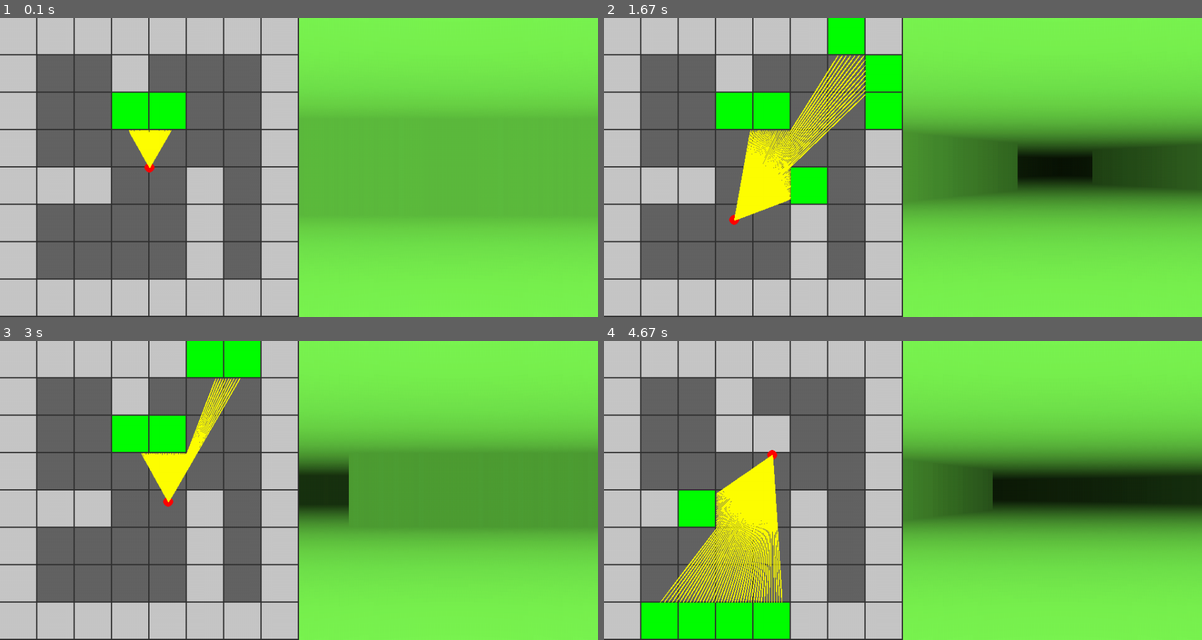
Above: before the commit, frames 1-4 (two rows, left to right).
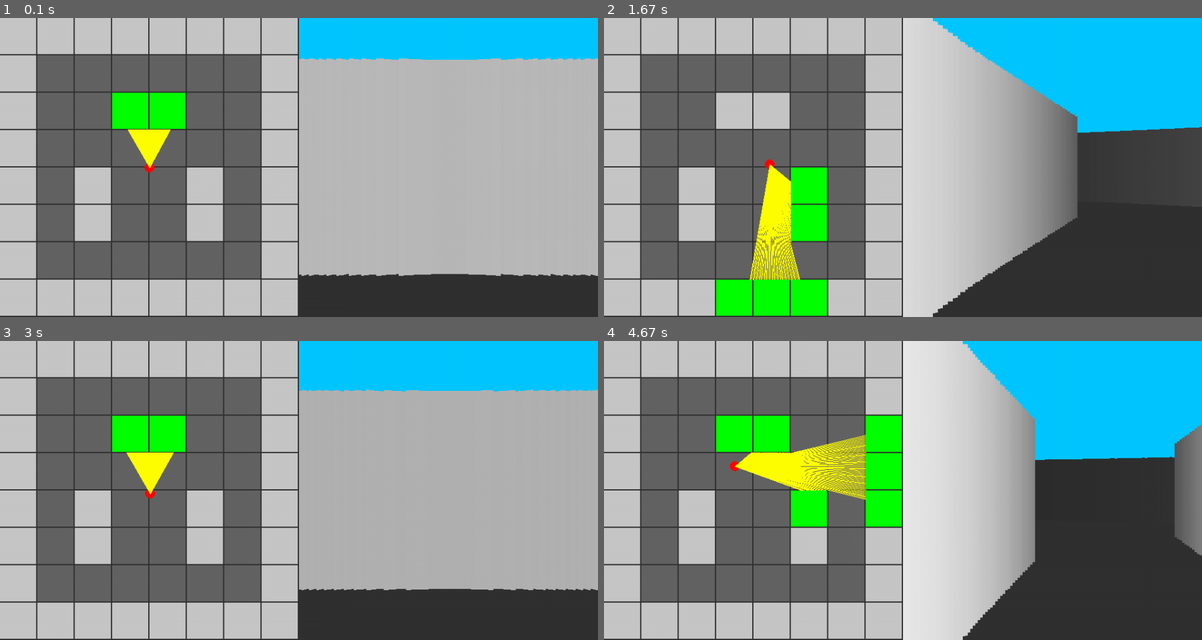
Above: after the commit, the same moments.

Repository: maksimKorzh/raycasting-tutorials
Game: pygame game, started from src/pygame-raycasting/raycasting.py
Two runs of this game, one before a commit and one after it. Both use one fixed random seed, a clock stepped at 60 frames per second and the inputs below.
Inputs:
- Up to frame 1 (0.1 s): no input
- Up to frame 2 (1.67 s): hold Right 0.33-0.8 s; hold Up 0.83-1.13 s; hold Right 1.17-1.63 s
- Up to frame 3 (3 s): hold Left 1.67-2.2 s; hold Down 2.23-2.53 s; hold Left 2.57-2.97 s
- Up to frame 4 (4.67 s): hold Up 3-3.37 s; hold Right 3.4-4.03 s; hold Down 4.07-4.43 s; hold Left from 4.47 s (still down)

The runs differ from the first frame. In frame 1, 53% of the frame differs, in the area x 6-100%, y 0-100%; in frame 2, 64%; in frame 3, 56%; in frame 4, 68%.

Commit message:
almost done

Diff:
--- a/src/pygame-raycasting/raycasting.py
+++ b/src/pygame-raycasting/raycasting.py
@@ -10,25 +10,24 @@
 # map (MAP_SIZE x MAP_SIZE)
 MAP = (
     '########'
-    '#  #   #'
+    '#      #'
     '#  ##  #'
     '#      #'
-    '###  # #'
-    '#    # #'
-    '#    # #'
+    '# #  # #'
+    '# #  # #'
+    '#      #'
     '########'
 )
 
 # global constants
 SCREEN_HEIGHT = 480
 SCREEN_WIDTH = SCREEN_HEIGHT * 2
-CASTED_RAYS = 60
+CASTED_RAYS = 120
 MAP_SIZE = 8
 TILE_SIZE = SCREEN_HEIGHT / MAP_SIZE
 MAX_DEPTH = int(MAP_SIZE * TILE_SIZE)
 FIELD_OF_VIEW = math.pi / 3
 STEP_ANGLE = FIELD_OF_VIEW / CASTED_RAYS
-
 SCALE = (SCREEN_WIDTH / 2) / CASTED_RAYS
 HALF_HEIGHT = SCREEN_HEIGHT / 2
 PROJ_COEFF = 3 * CASTED_RAYS / (2 * math.tan(FIELD_OF_VIEW / 2)) * TILE_SIZE
@@ -44,9 +43,6 @@
 
 # draw map
 def draw_map():
-    # draw map background
-    pygame.draw.rect(win, (50, 50, 50), (0, 0, SCREEN_HEIGHT, SCREEN_HEIGHT))
-
     # loop over map rows
     for row in range(8):
         # loop over map colums
@@ -74,7 +70,7 @@
         # cast ray
         for depth in range(MAX_DEPTH):
             # extend ray
-            target_x = player_x + depth * math.sin(start_angle)
+            target_x = player_x + depth * -math.sin(start_angle)
             target_y = player_y + depth * math.cos(start_angle)
 
             # ray hits the wall
@@ -86,22 +82,25 @@
                                                     target_row * TILE_SIZE,
                                                     TILE_SIZE - 2,
                                                     TILE_SIZE - 2))
+
+                # draw casting ray
+                pygame.draw.line(win, (255, 255, 0), (player_x, player_y), (target_x, target_y))
+
+                ######################
+                # draw 3D projection
+                ######################
+
+                # fix fish eye effect
+                depth *= math.cos(player_angle - start_angle)
+                projection_height = TILE_SIZE * 350 / (depth + 0.0001)
+                if projection_height > SCREEN_HEIGHT - 10: projection_height = SCREEN_WIDTH - 10
+                color = 255 / (1 + depth * depth * 0.0001)
+                pygame.draw.rect(win, (color, color, color), (SCREEN_HEIGHT + ray * SCALE,
+                                                              HALF_HEIGHT - projection_height / 2,
+                                                              SCALE, projection_height))
+
                 # drop casting ray
                 break
-
-            # draw casting ray
-            pygame.draw.line(win, (255, 255, 0), (player_x, player_y), (target_x, target_y))
-
-            ######################
-            # draw 3D projection
-            ######################
-
-            # fix fish eye view
-            depth *= math.cos(player_angle - start_angle)
-            proj_height = min(PROJ_COEFF / (depth + 0.0001), SCREEN_HEIGHT)
-            c = 255 / (1 + depth * depth * 0.0001)
-            color = (c / 2, c, c / 3)
-            pygame.draw.rect(win, color, (480 + ray * SCALE, HALF_HEIGHT - proj_height / 2, SCALE, proj_height))
 
         # increment angle
         start_angle += STEP_ANGLE
@@ -115,6 +114,13 @@
     for event in pygame.event.get():
         if event.type == pygame.QUIT:
             sys.exit(0)
+
+    # update 2D background
+    pygame.draw.rect(win, (50, 50, 50), (0, 0, SCREEN_HEIGHT, SCREEN_HEIGHT))
+
+    # update 3D background
+    pygame.draw.rect(win, (50, 50, 50), (SCREEN_HEIGHT, SCREEN_HEIGHT / 2, SCREEN_HEIGHT, SCREEN_HEIGHT))
+    pygame.draw.rect(win, (0, 200, 255), (SCREEN_HEIGHT, -SCREEN_HEIGHT / 2, SCREEN_HEIGHT, SCREEN_HEIGHT))
 
     # draw 2D map
     draw_map()
@@ -137,29 +143,29 @@
 
         # drop back
         if forward:
-            player_x -= 5 * math.sin(player_angle)
-            player_y -= 5 * math.cos(player_angle)
+            player_x -= 3 * -math.sin(player_angle)
+            player_y -= 3 * math.cos(player_angle)
 
         else:
-            player_x += 5 * math.sin(player_angle)
-            player_y += 5 * math.cos(player_angle)
+            player_x += 3 * -math.sin(player_angle)
+            player_y += 3 * math.cos(player_angle)
 
     # update player position/view
     if keys[pygame.K_LEFT]: player_angle -= 0.1
     if keys[pygame.K_RIGHT]: player_angle += 0.1
     if keys[pygame.K_UP]:
-        player_x += 5 * math.sin(player_angle)
-        player_y += 5 * math.cos(player_angle)
+        player_x += 3 * -math.sin(player_angle)
+        player_y += 3 * math.cos(player_angle)
         forward = True
 
     if keys[pygame.K_DOWN]:
-        player_x -= 5 * math.sin(player_angle)
-        player_y -= 5 * math.cos(player_angle)
+        player_x -= 3 * -math.sin(player_angle)
+        player_y -= 3 * math.cos(player_angle)
         forward = False
 
     # update frame according to FPS
     pygame.display.flip()
-    clock.tick(60)
+    clock.tick(30)
 
 # clean ups
 pygame.quit()
